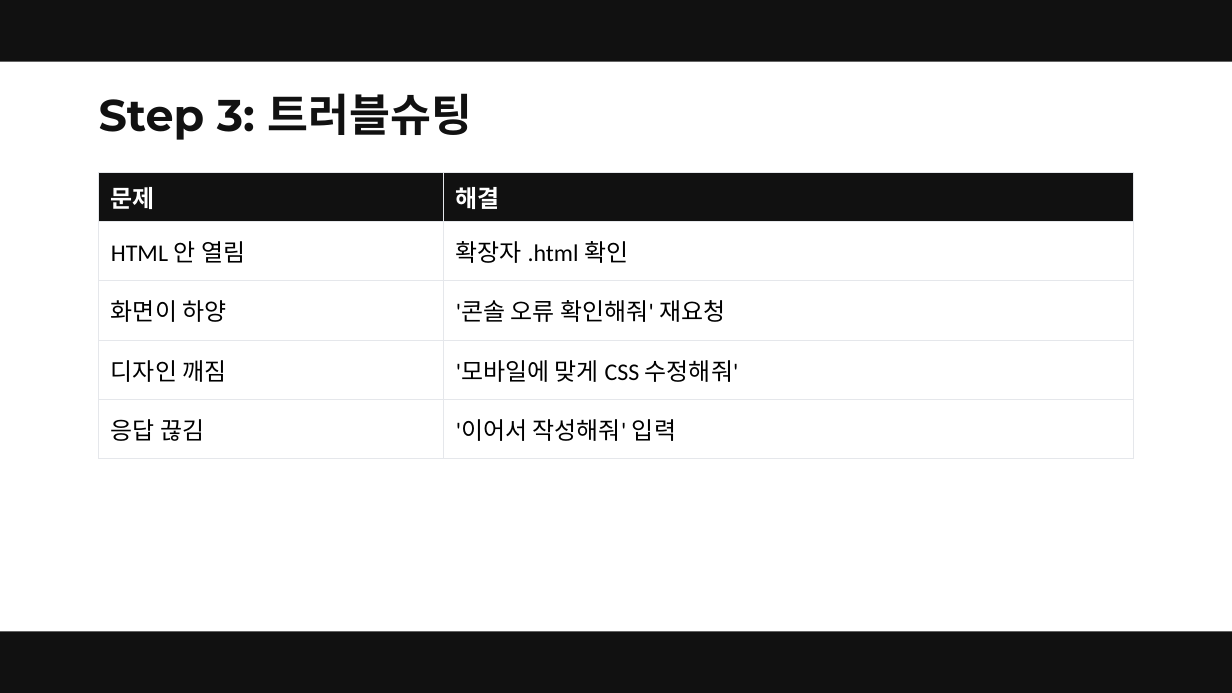
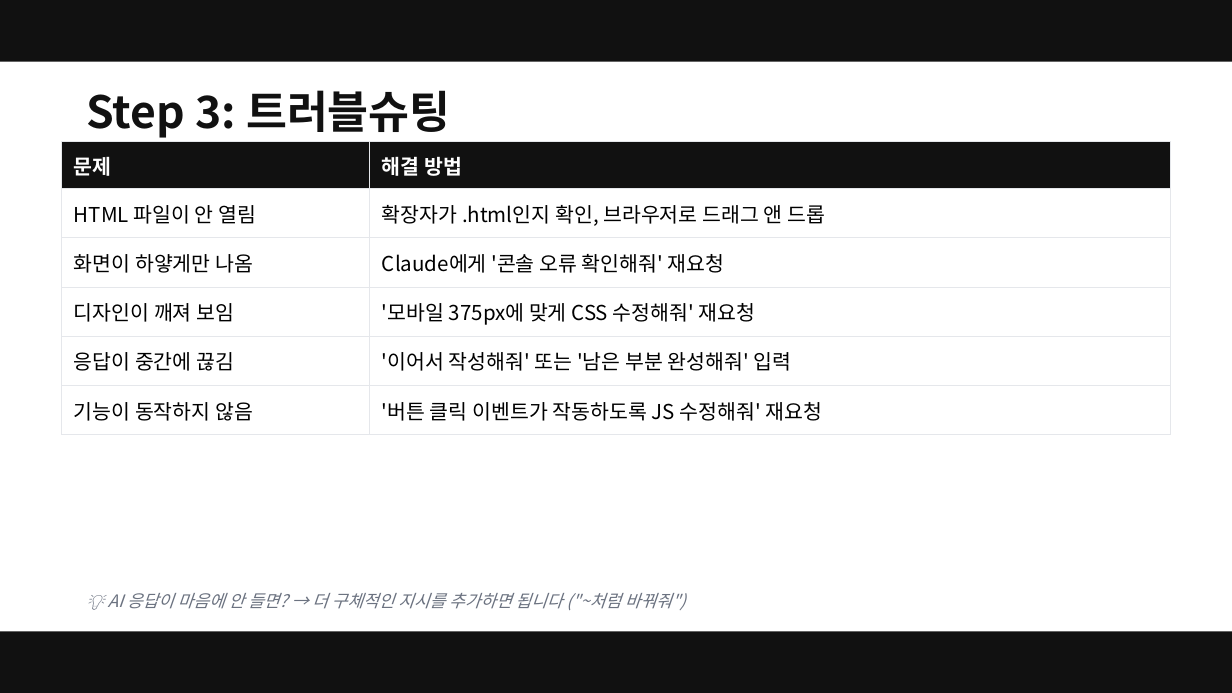
Before and after one commit to smilesjcha/ai-native-pm, a slide deck: slide 31 of projects/26Q3_Fastcampus-Lecture/assets/pptx/ai-native-pm-lecture.pptx (slide 25 before the commit). Drawn at 1232x693 pixels with LibreOffice and Linux fonts; fonts in the diff are those of the drawing. Boxes give left, top, right and bottom in pixels: in the first picture for what was removed or moved away, otherwise in the second. Text is boxed around its words. In the diff, an @@ line names an element or a change of style, - is before the commit and + after.

```diff
--- a/projects/26Q3_Fastcampus-Lecture/assets/pptx/ai-native-pm-lecture.pptx
+++ b/projects/26Q3_Fastcampus-Lecture/assets/pptx/ai-native-pm-lecture.pptx
@@ text "Step 3: 트러블슈팅": place and size @@
-text "Step 3: 트러블슈팅" at box(99, 93, 473, 140)
+text "Step 3: 트러블슈팅" at box(86, 90, 451, 138)
@@ text "Step 3: 트러블슈팅" at box(86, 90, 451, 138): font Montserrat to Noto Sans CJK KR @@
@@ table at box(62, 142, 1170, 425) @@
-row 1: 문제 | 해결
-row 2: HTML 안 열림 | 확장자 .html 확인
-row 3: 화면이 하양 | '콘솔 오류 확인해줘' 재요청
-row 4: 디자인 깨짐 | '모바일에 맞게 CSS 수정해줘'
-row 5: 응답 끊김 | '이어서 작성해줘' 입력
+row 1: 문제 | 해결 방법
+row 2: HTML 파일이 안 열림 | 확장자가 .html인지 확인, 브라우저로 드래그 앤 드롭
+row 3: 화면이 하얗게만 나옴 | Claude에게 '콘솔 오류 확인해줘' 재요청
+row 4: 디자인이 깨져 보임 | '모바일 375px에 맞게 CSS 수정해줘' 재요청
+row 5: 응답이 중간에 끊김 | '이어서 작성해줘' 또는 '남은 부분 완성해줘' 입력
+row 6: 기능이 동작하지 않음 | '버튼 클릭 이벤트가 작동하도록 JS 수정해줘' 재요청
@@ table: place and size @@
-table at box(99, 172, 1133, 445)
+table at box(62, 142, 1170, 425)
@@ text added at box(108, 593, 686, 610), 10 pt, text #6B7280, italic @@
+💡 AI 응답이 마음에 안 들면? → 더 구체적인 지시를 추가하면 됩니다 ("~처럼 바꿔줘")
```
Also in this commit, not shown: 25 other slides changed, 7 slides added, 1 other file.
